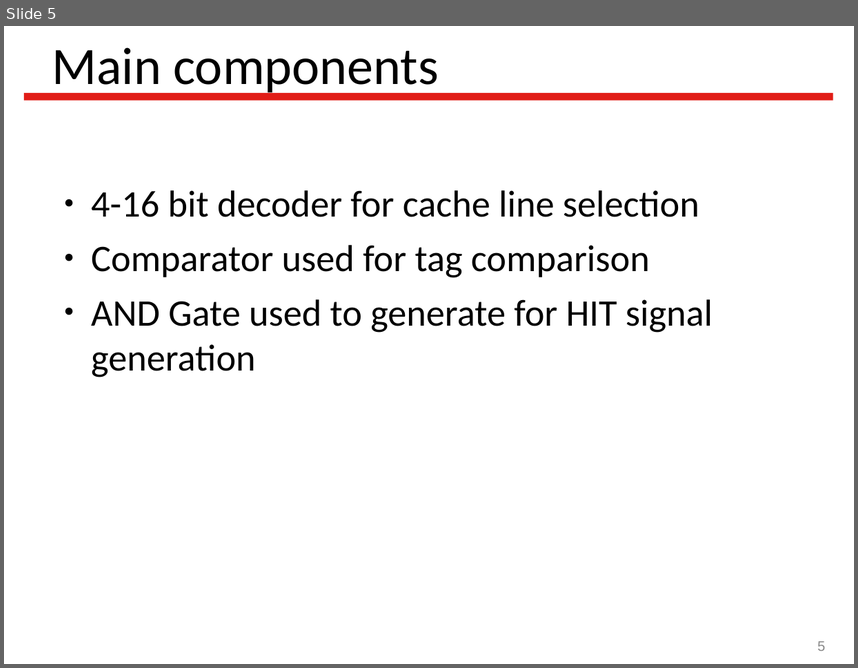
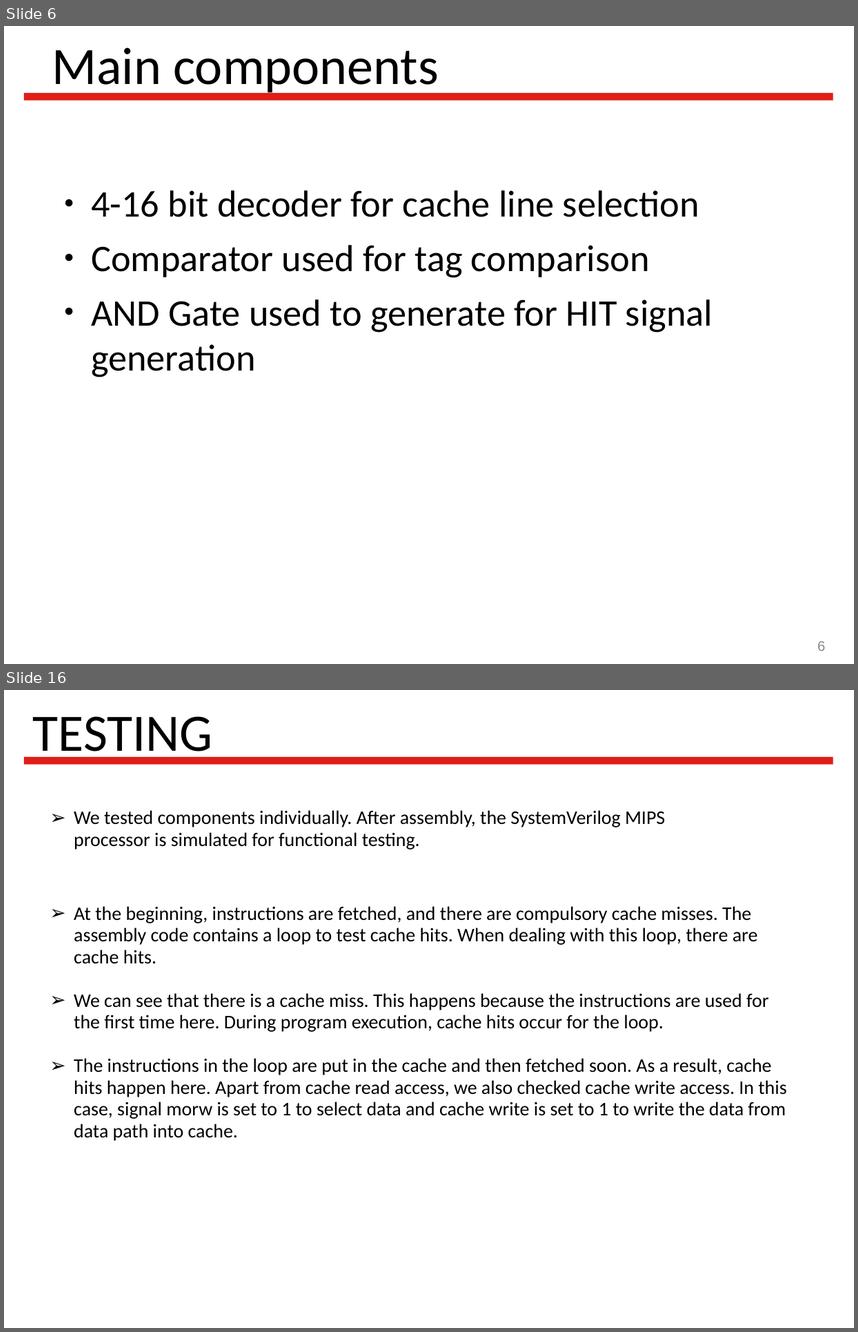
Before and after one commit to Latootoo/ECSE_548, a slide deck: Reports/presentation/Vlsi_project_presentation.ppt. Shown one above the other, each under a label of ours: slide 5 before the commit, slides 6 and 16 after it; the slides between them are not shown. The pictures are 858x668 and 858x1332 pixels, drawn with LibreOffice and Linux fonts; fonts in the diff are those of the drawing; background and template pictures are left out. Boxes give left, top, right and bottom in pixels: in the first picture for what was removed or moved away, otherwise in the second. Text is boxed around its words. In the diff, an @@ line names an element or a change of style, - is before the commit and + after.

```diff
--- a/Reports/presentation/Vlsi_project_presentation.ppt
+++ b/Reports/presentation/Vlsi_project_presentation.ppt
@@ slide 16 added at bbox=[4, 690, 854, 1328], background #FFFFFF; not listed: 1 template element that a slide beside it also shows @@
@@ title added at bbox=[33, 716, 213, 763], 49 pt, text #000000 @@
+TESTING
@@ text added at bbox=[74, 810, 665, 849], 18 pt, text #000000 @@
+➢ We tested components individually. After assembly, the SystemVerilog MIPS processor is simulated for functional testing.
@@ text added at bbox=[74, 906, 786, 1141], 18 pt, text #000000 @@
+➢ At the beginning, instructions are fetched, and there are compulsory cache misses. The assembly code contains a loop to test cache hits. When dealing with this loop, there are cache hits.
+➢ We can see that there is a cache miss. This happens because the instructions are used for the first time here. During program execution, cache hits occur for the loop.
+➢ The instructions in the loop are put in the cache and then fetched soon. As a result, cache hits happen here. Apart from cache read access, we also checked cache write access. In this case, signal morw is set to 1 to select data and cache write is set to 1 to write the data from data path into cache.
@@ what was slide 5 is now slide 6 @@
@@ page number at bbox=[818, 641, 825, 650]: text changed @@
-5
+6
```
Also in this commit, not shown: 4 slides changed, 12 other slides added, 5 other files.
